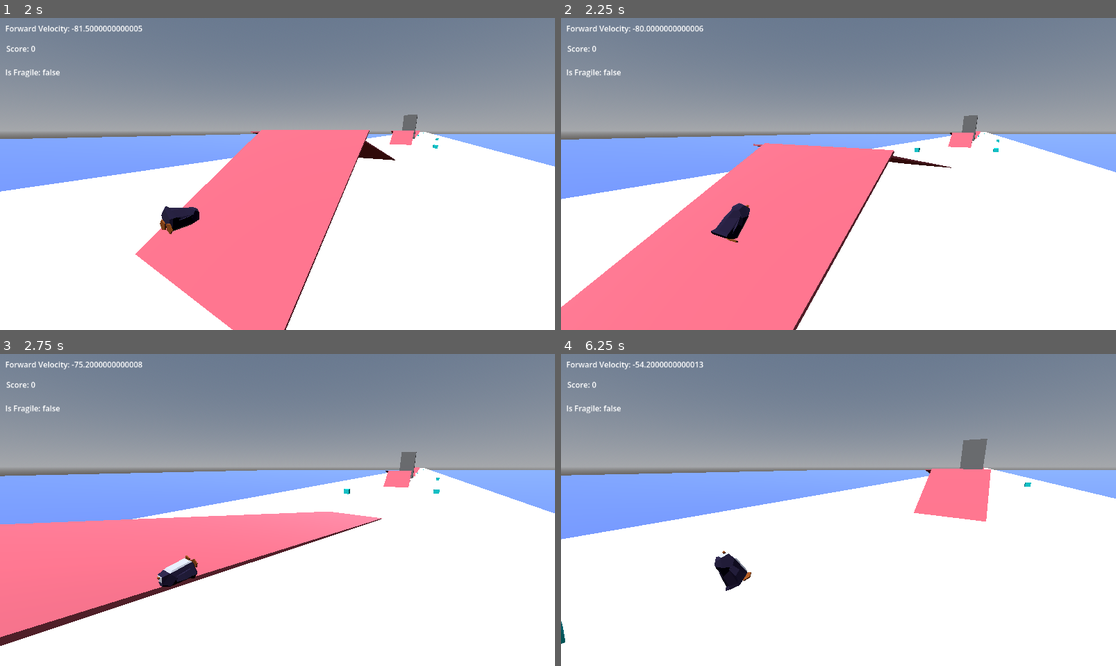
Above: before the commit, frames 1-4 (two rows, left to right).
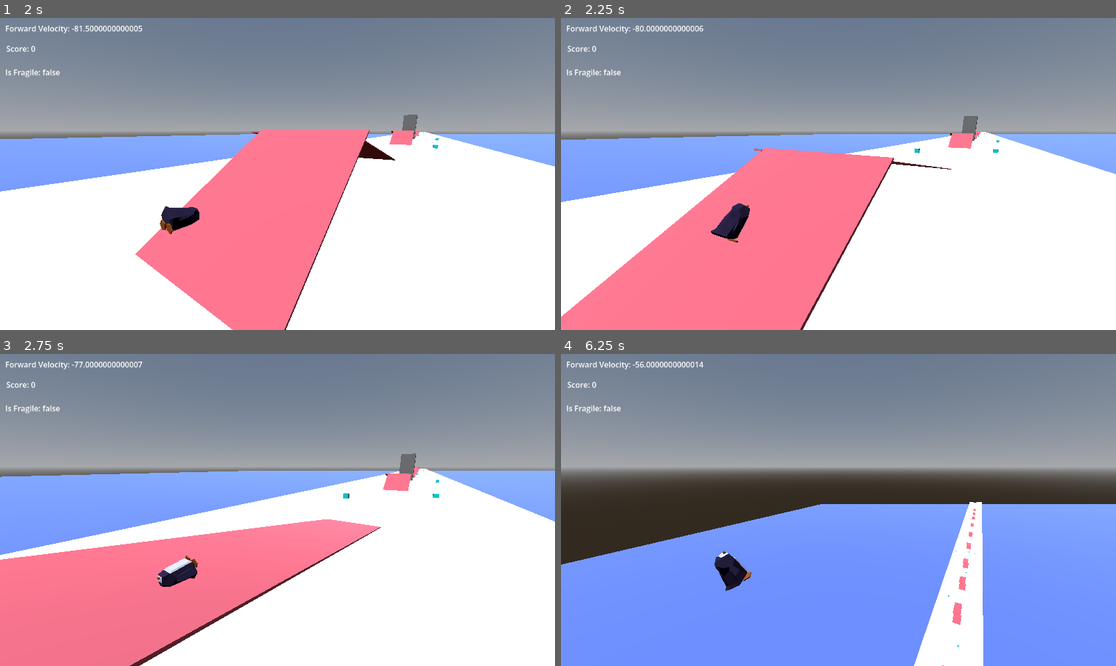
Above: after the commit, the same moments.

Repository: Emerald6468/FlipTheBird
Game: Godot game, scene res://Scenes/UI/MainMenu.tscn
Same seed, same stepped clock (60 frames per second), same inputs: the game is played once before the commit and once after it.
Inputs:
- Up to frame 1 (2 s): click "Start Game" at 0.5 s; tap Enter (ui_accept) at 1.25, 1.52 s; hold D (Right) from 1.28 s (still down); hold Space (red_action) from 1.28 s (still down)
- Up to frame 2 (2.25 s): release D (Right) at 2.03 s; release Space (red_action) at 2.03 s; hold S (Backward) from 2.03 s (still down); tap Space (red_action) at 2.1 s
- Up to frame 3 (2.75 s): keep holding S (Backward); tap Enter (ui_accept) at 2.27 s
- Up to frame 4 (6.25 s): release S (Backward) at 2.78 s; hold D (Right) 2.78-3.53 s; hold Space (red_action) 2.78-3.53 s; hold W (Forward) 3.53-4.28 s; tap Space (red_action) at 3.6, 5.1 s; tap Enter (ui_accept) at 3.77, 4.52, 5.27 s; hold Space (red_action) 4.28-5.03 s; hold A (Left) 4.28-5.78 s; hold S (Backward) from 5.78 s (still down); hold Space (red_action) from 5.78 s (still down)

Frame 1 is identical in both runs. In frame 2, 2.6% of the frame differs, in the area x 0-100%, y 31-100%; in frame 3, 15%; in frame 4, 59%, in the area x 0-100%, y 2-100%.

Commit message:
fixed the dive problem

Diff:
--- a/flip,-the-bird/Scripts/player.gd
+++ b/flip,-the-bird/Scripts/player.gd
@@ -8,7 +8,6 @@
 var current_velocity = Force
 
 #Slope
-var is_gripping = false
 var ignore = false
 @onready var slope_collider: ShapeCast3D = %SlopeCollider
 var slope_hit: Vector3
@@ -40,8 +39,6 @@
 #Increases your speed going down slopes
 func SlopeSliding():
 	if slope_collider.is_colliding():
-		if !ignore:
-			is_gripping = true
 		slope_hit = slope_collider.get_collision_point(0)
 		slope_angle = get_floor_angle()
 		slope_angle = rad_to_deg(slope_angle)
@@ -55,6 +52,7 @@
 
 #All the reflection code
 func rotation_math():
+	angle_power = 1.0
 	#TO DO: Allow rotation only when midair
 	var current_angle = model.get_rotation().x
 	#print(current_angle)
@@ -62,19 +60,23 @@
 	#Commented code below causes player to launch out of bounds
 	if current_angle > 90 or current_angle < -90:
 		current_angle = -90
-	angle_power = (current_angle*.2)+1
+	if !is_flipping: angle_power = (current_angle*.2)+1
 	#fall faster when looking down
 	if current_angle < 90 and current_angle > 0:
-		set_floor_snap_length(1.0)
+		if !is_flipping:
+			print("not flipping")
+			set_floor_snap_length(1.0)
 		#angle_power *= 2
 	else:
-		set_floor_snap_length(0.1)
+		set_floor_snap_length(0.0)
+
+
 
 	#For every 360 midair, add to score
 	#Because current_angle can't increase past ~1.5, this if statement is a bandaid
 	#solution for measuring rotations totaling approximately 360
 	if current_angle > 1.4 && current_angle <1.6:
-		print("Points received!")
+		#print("Points received!")
 
 		total_flips += 1
 		#TO DO: Create higher node for Global.gd to be embeded
@@ -130,10 +132,17 @@
 		if !is_on_floor(): air_change = 4.0
 		var rad_change = (deg_to_rad(input_dir.y)*4.5)* axis_speed
 		#var rad_change = deg_to_rad(input_dir.y)*2.5 * air_change
+
 		model.rotate_x(rad_change)
 	else:
 		velocity.x = move_toward(velocity.x, 0, Speed)
-	rotation_math()
+	if input_dir.y != 0:
+		print("we flip")
+		is_flipping = true
+	else:
+		print(str(input_dir.y))
+		is_flipping = false
+	call_deferred("rotation_math")
 	#Gravity
 	if is_on_floor():
 		#Set total_flips back to 0
@@ -143,10 +152,6 @@
 		axis_speed = 1.0
 		SlopeSliding()
 	else:
-		if is_gripping:
-			pass
-			#print("test")
-			#apply_floor_snap()
 		velocity += (get_gravity() * gravity_modifier) * delta
 		#Commented code below causes player to launch out of bounds (overflows velocity.y)
 		#Note: As result, Flip will slowly lose momentum, but regain it when near ~(-10)
